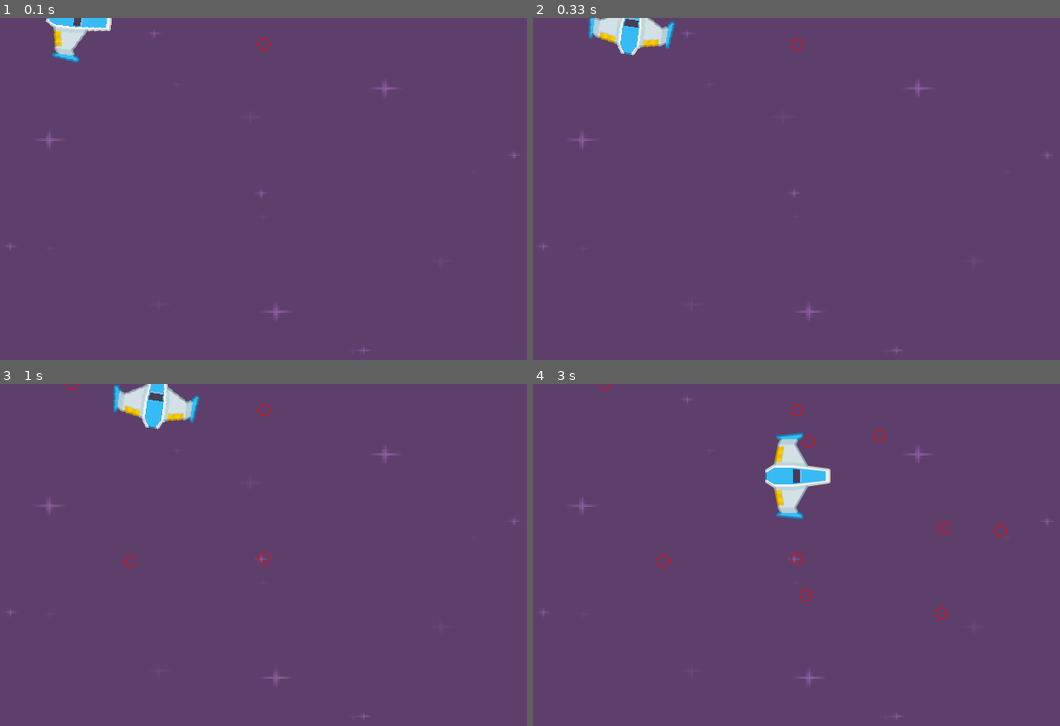
Above: before the commit, frames 1-4 (two rows, left to right).
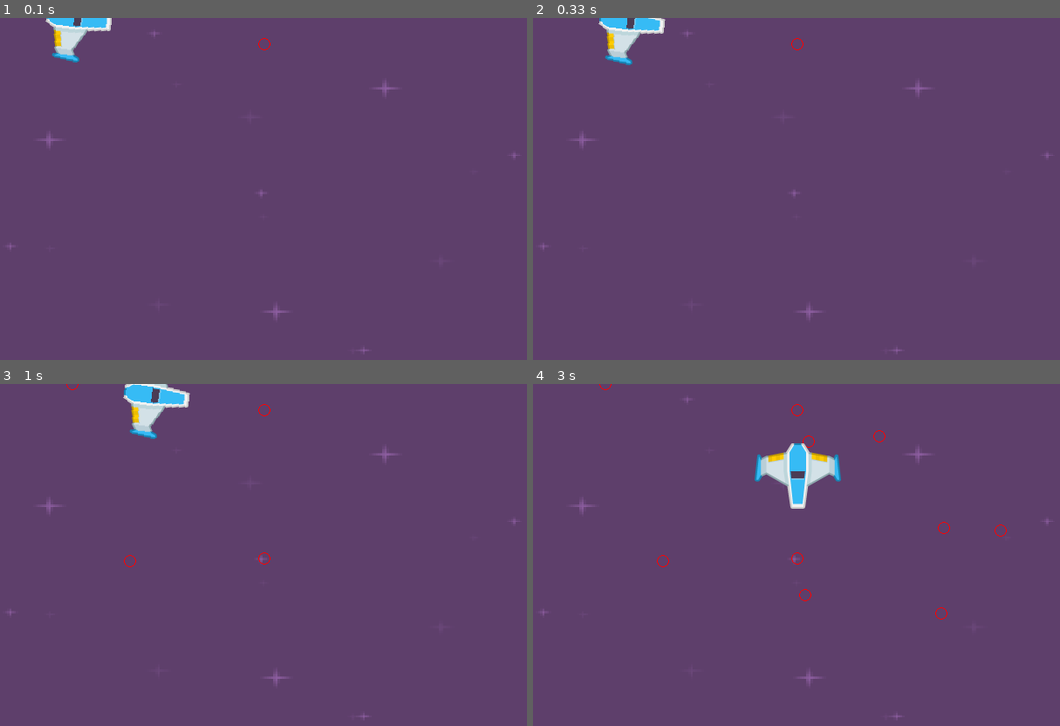
Above: after the commit, the same moments.

Repository: kandrey99/pygame-test
Game: pygame game, started from main.py
Two runs of this game, one before a commit and one after it. Both use one fixed random seed, a clock stepped at 60 frames per second and the inputs below.
Inputs (mouse positions are in pixels of both pictures, inside the frame that each line leads up to):
- Up to frame 1 (0.1 s): no input
- Up to frame 2 (0.33 s): no input
- Up to frame 3 (1 s): click (263, 558) at 0.38 s; click (131, 561) at 0.72 s
- Up to frame 4 (3 s): click (880, 435) at 1.05 s; click (807, 442) at 1.38 s; click (807, 596) at 1.72 s; click (938, 613) at 2.05 s; click (944, 527) at 2.38 s; click (1002, 531) at 2.72 s

Frame 1 is identical in both runs. In frame 2, 1.3% of the frame differs, in the area x 10-27%, y 0-14%; in frame 3, 1.6%; in frame 4, 2.0%, in the area x 42-59%, y 14-40%.

Commit message:
add dragon

Diff:
--- a/entities.py
+++ b/entities.py
@@ -13,8 +13,7 @@
     def __init__(self, path, velocity):
         super().__init__()
         self._path = Path(path, velocity)
-        self.images = (pygame.transform.rotate(rc.get_image('playerShip1_blue.png'), -90),
-                       rc.get_image('playerShip1_blue.png'))
+        self.images = (pygame.transform.rotate(rc.get_image('playerShip1_blue.png'), -90),)
         self._animation = Animation(self.images, repeat=-1)
         # self._image = pygame.transform.rotate(rc.get_image('playerShip1_blue.png'), -90)
         # self.image = self._image
Binary file added: arts/dragon/0000.png
Binary file added: arts/dragon/0001.png
Binary file added: arts/dragon/0002.png
Binary file added: arts/dragon/0003.png
Binary file added: arts/dragon/0004.png
Binary file added: arts/dragon/0005.png
Binary file added: arts/dragon/0006.png
Binary file added: arts/dragon/0007.png
Binary file added: arts/dragon/0008.png
Binary file added: arts/dragon/0009.png
Binary file added: arts/dragon/0010.png
Binary file added: arts/dragon/0011.png
(and 61 more such lines)
